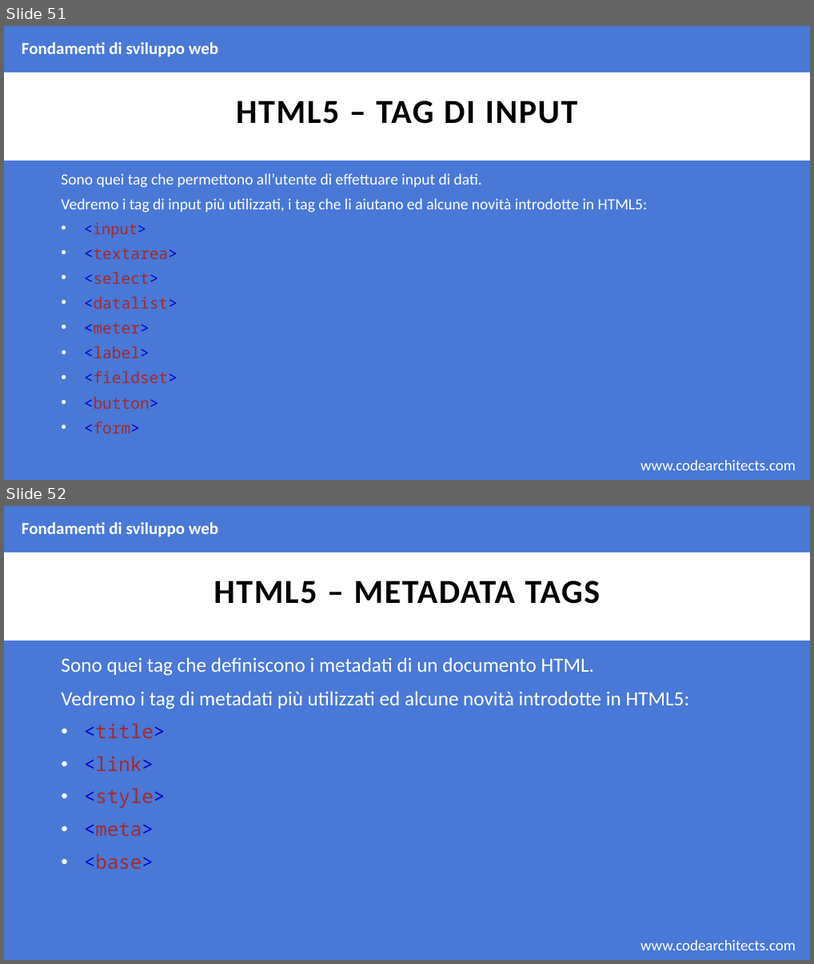
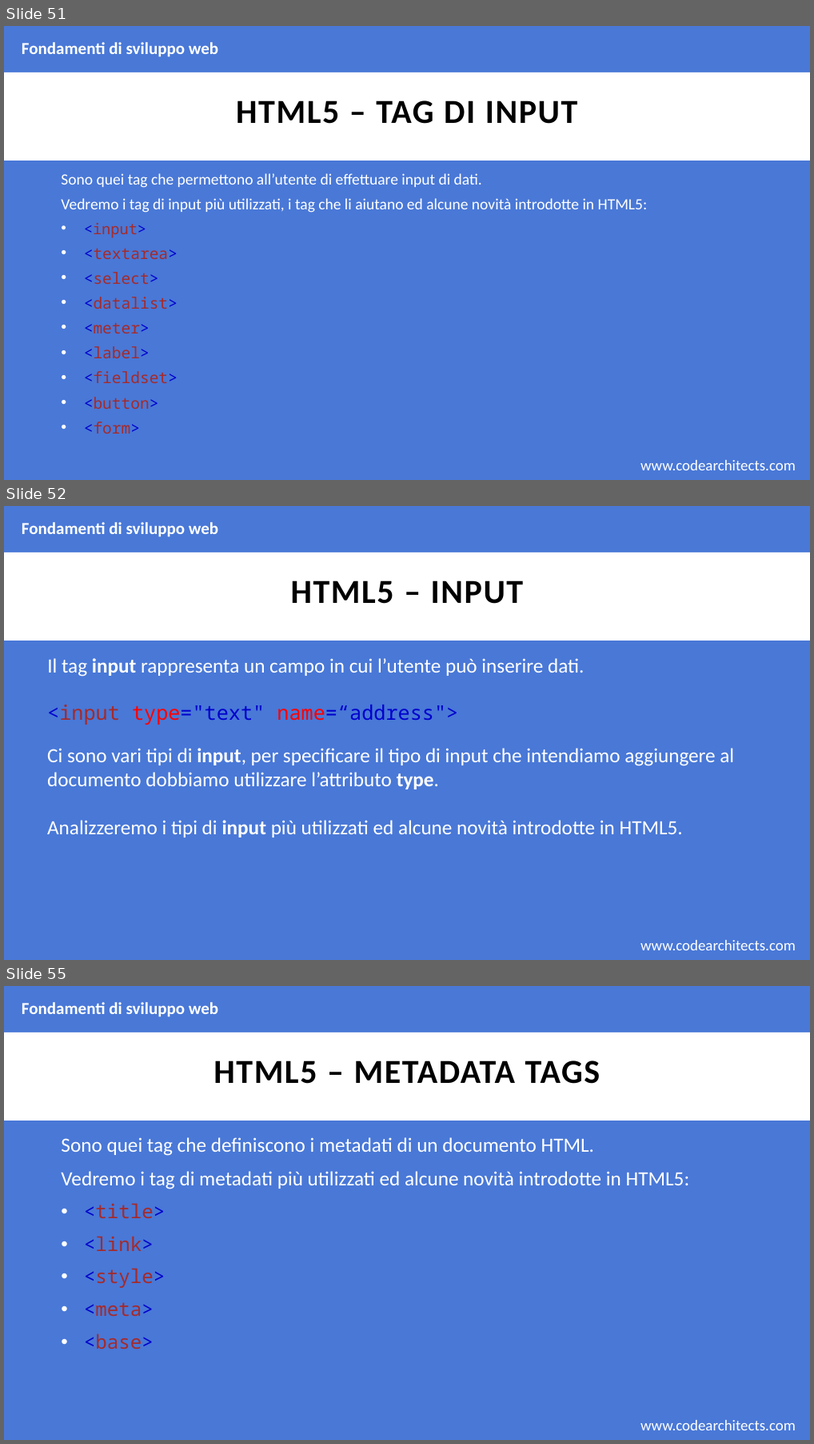
Before and after one commit to CodeArchitectsTraining/fondamenti-sviluppo-web-29052018, a slide deck: slides/html.pptx. Shown one above the other, each under a label of ours: slides 51 and 52 before the commit, slides 51, 52 and 55 after it; the slides between them are not shown. The pictures are 814x964 and 814x1444 pixels, drawn with LibreOffice and Linux fonts; fonts in the diff are those of the drawing; background and template pictures are left out. Boxes give left, top, right and bottom in pixels: in the first picture for what was removed or moved away, otherwise in the second. Text is boxed around its words. In the diff, an @@ line names an element or a change of style, - is before the commit and + after.

Commit message:
adding inputs

```diff
--- a/slides/html.pptx
+++ b/slides/html.pptx
@@ slide 52 added at <box>4,506,810,960</box>, background #4978D7; not listed: 2 template elements that a slide beside it also shows @@
@@ text added at <box>22,522,218,537</box>, 20 pt, text #FFFFFF, bold @@
+Fondamenti di sviluppo web
@@ title added at <box>291,580,523,604</box>, 40 pt, text #000000, bold @@
+HTML5 – INPUT
@@ text added at <box>47,658,584,676</box>, 24 pt, text #FFFFFF @@
+Il tag input rappresenta un campo in cui l’utente può inserire dati.
@@ text added at <box>47,704,734,837</box>, 24 pt, text #FFFFFF @@
+<input type="text" name=“address">
+Ci sono vari tipi di input, per specificare il tipo di input che intendiamo aggiungere al documento dobbiamo utilizzare l’attributo type.
+Analizzeremo i tipi di input più utilizzati ed alcune novità introdotte in HTML5.
@@ what was slide 52 is now slide 55 @@
```
Also in this commit, not shown: 2 other slides added, 1 other file.
